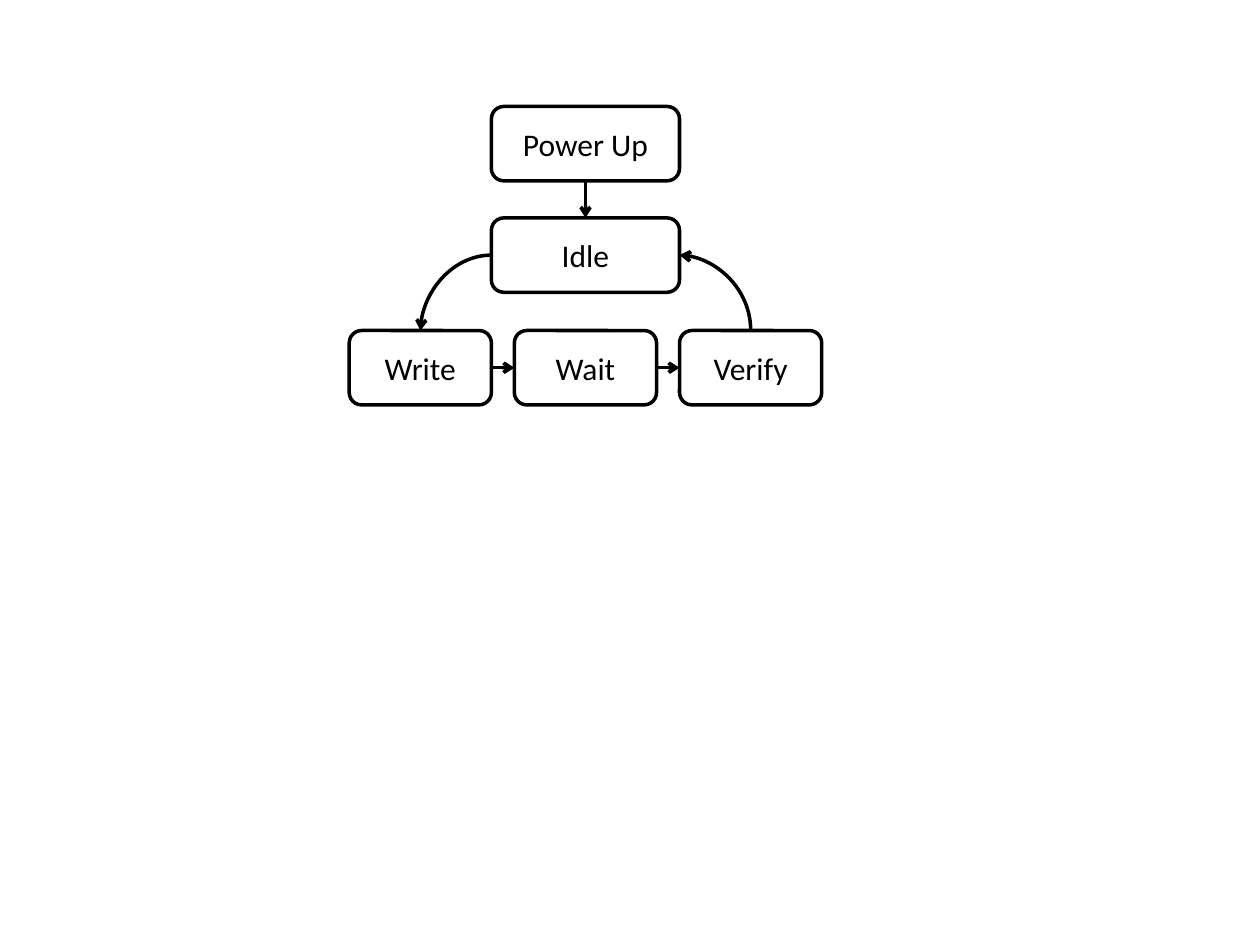
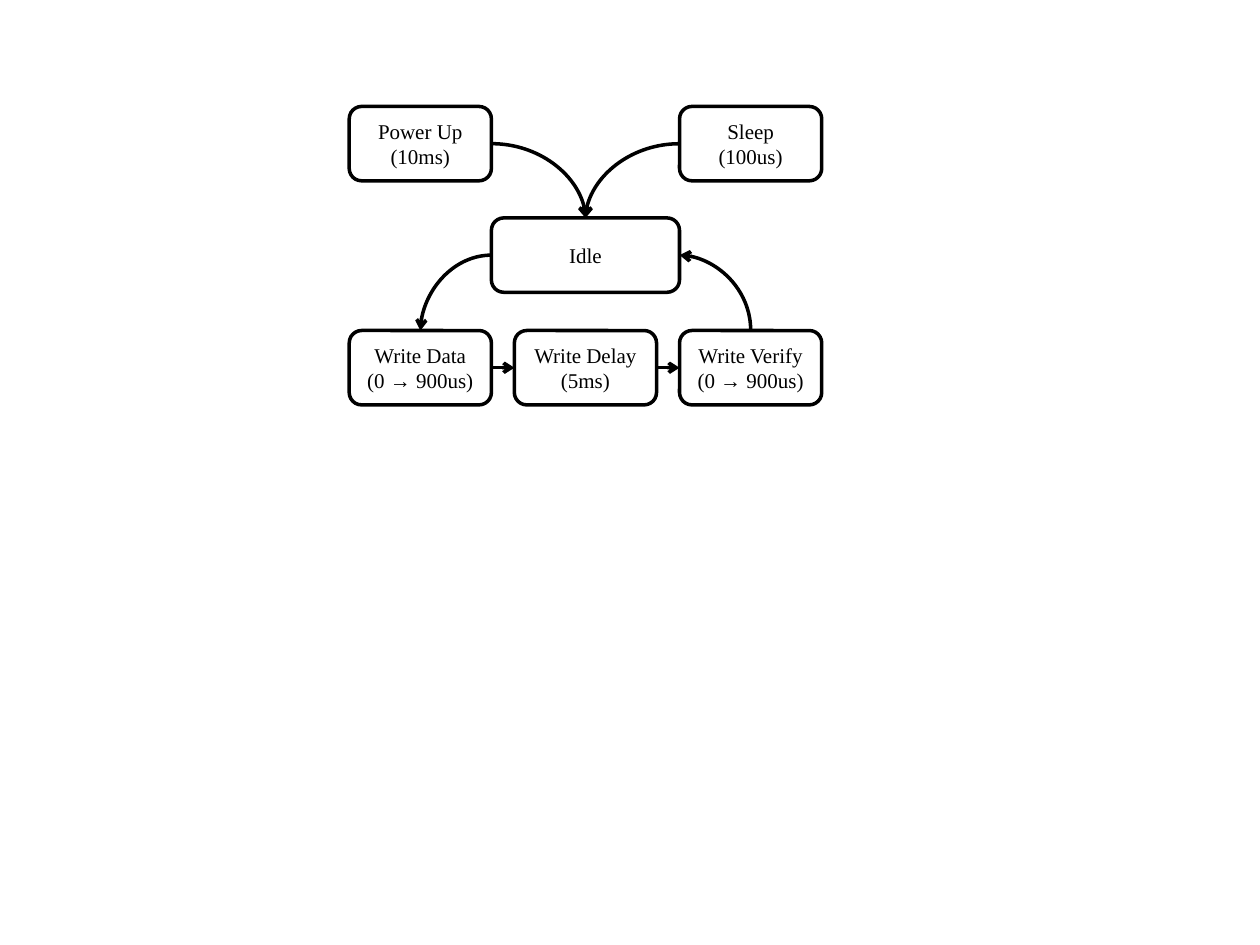
Before and after one commit to drmoorevt/PRIME, a slide deck: slide 1 of Documentation/Results/IODVS/Flowcharts.pptx. Drawn at 1260x945 pixels with LibreOffice and Linux fonts; fonts in the diff are those of the drawing. Boxes give left, top, right and bottom in pixels: in the first picture for what was removed or moved away, otherwise in the second. Text is boxed around its words. In the diff, an @@ line names an element or a change of style, - is before the commit and + after.

Commit message:
1) Flowcharts changed to times and added sleep states 2) Added official test results

```diff
--- a/Documentation/Results/IODVS/Flowcharts.pptx
+++ b/Documentation/Results/IODVS/Flowcharts.pptx
@@ rounded rectangle "Power Up": place and size @@
-rounded rectangle "Power Up" at [491, 106, 679, 180]
+rounded rectangle "Power Up" at [349, 106, 491, 180]
@@ rounded rectangle added at [679, 106, 822, 180], fill #FFFFFF, outline #000000 2 pt, 12 pt, text #000000 @@
+Sleep
+(100us)
@@ text in rounded rectangle at [378, 125, 463, 144]: size 18 to 12 pt, font Calibri to Times New Roman in "Power Up" @@
@@ text in rounded rectangle at [391, 149, 450, 169]: paragraph added @@
+(10ms)
@@ curved arrow added from (491, 144) to (586, 218), #000000 2 pt @@
@@ curved arrow added from (679, 144) to (586, 218), #000000 2 pt @@
@@ arrow removed from (586, 181) to (586, 218) @@
@@ rounded rectangle "Idle" at [491, 218, 679, 292]: size 18 to 12 pt, font Calibri to Times New Roman @@
@@ text in rounded rectangle at [367, 349, 473, 392]: text changed; size 18 to 12 pt; font Calibri to Times New Roman @@
-Write
+Write Data
+(0 → 900us)
@@ text in rounded rectangle at [534, 348, 636, 393]: text changed; size 18 to 12 pt; font Calibri to Times New Roman @@
-Wait
+Write Delay
+(5ms)
@@ text in rounded rectangle at [698, 348, 803, 393]: text changed; size 18 to 12 pt; font Calibri to Times New Roman @@
-Verify
+Write Verify
+(0 → 900us)
```
Also in this commit, not shown: 3 other slides changed, 4 other files.
